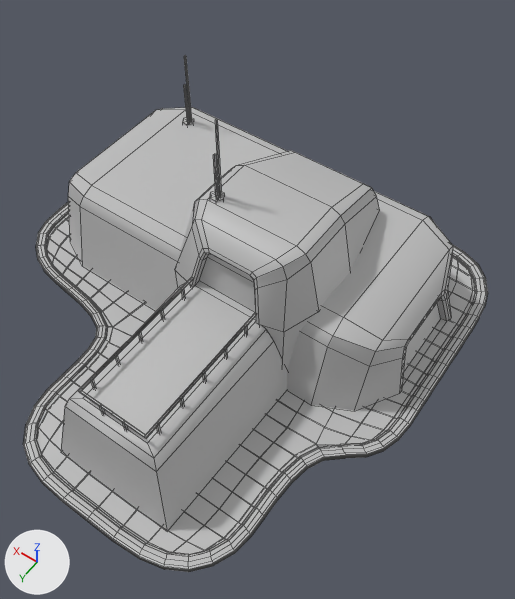
What one commit did to the FBX model Assets/LevelDesignImport/Maya Assets/Models/NewBuildings/LBuildingBeginUV.fbx.
Both versions are drawn from a camera (50 mm lens) standing at (-9.58, 12.77, 18.11) and looking at (-2.32, 2.6, 2.13). Every picture has the same lights, and +X, +Y and +Z are marked at lower left. Mesh edges are drawn as thin lines. Where no turn or scale is listed for an object, it has been applied to the vertices.
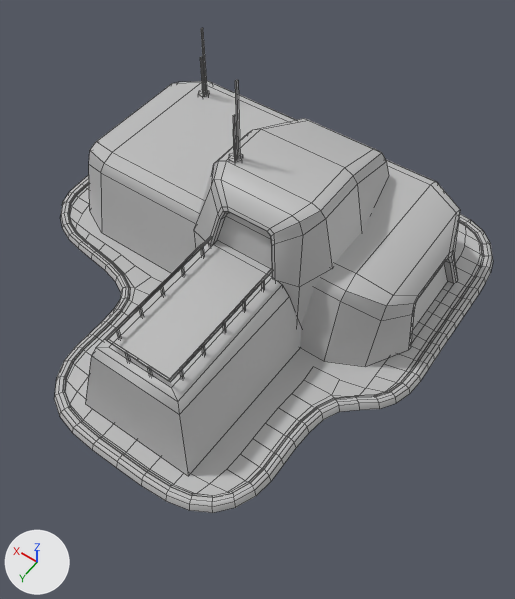
Boxes [x1, y1, x2, y2] around the edits, measured in the pictures (515 x 599 px; the box of a moved part takes in the faces that stretch with it):
'pCube43', reshaped, moved (12% wider)
    before: [61, 55, 453, 531]
    after: [54, 28, 493, 513]
'pCube44', deleted
    before: [23, 202, 488, 572]
    faces in mat_base1 (grey #bcbcbc): [23, 213, 487, 572]
    faces in mat_base1b (grey #bcbcbc): [23, 202, 488, 570]
part 1 of me_mesh, moved or reshaped
    before: [213, 154, 219, 199]
    after: [233, 115, 237, 160]
part 2 of me_mesh, moved or reshaped
    before: [215, 119, 222, 197]
    after: [235, 80, 240, 158]
part 3 of me_mesh, moved or reshaped
    before: [210, 190, 225, 203]
    after: [229, 153, 243, 164]
part 4 of me_mesh, moved or reshaped
    before: [78, 277, 257, 438]
    after: [105, 236, 273, 382]
part 5 of me_mesh, moved or reshaped
    before: [184, 55, 192, 121]
    after: [201, 28, 207, 93]
part 6 of me_mesh, moved or reshaped
    before: [183, 84, 189, 123]
    after: [200, 56, 205, 95]
part 7 of me_mesh, moved or reshaped
    before: [183, 117, 194, 126]
    after: [198, 90, 210, 98]
part 8 of me_mesh, rebuilt
    before: [68, 107, 453, 411]
    after: [89, 81, 460, 367]
part 9 of me_mesh, rebuilt (6% shorter)
    before: [61, 150, 380, 531]
    after: [85, 118, 389, 476]
part 10 of me_mesh, added
    after: [54, 175, 493, 513]

Patch to the scene script:
```diff
--- a/Assets/LevelDesignImport/Maya Assets/Models/NewBuildings/LBuildingBeginUV.fbx.py
+++ b/Assets/LevelDesignImport/Maya Assets/Models/NewBuildings/LBuildingBeginUV.fbx.py
@@ me_mesh @@
 # used by ob_pcube43; location = (0.0, 0.0, 0.0)
-me_mesh.from_pydata(...)  # 426 vertices, 413 faces; spans x -6.76..6.03, y -3.5..8.74, z 0.0..7.39
+me_mesh.from_pydata(...)  # 1134 vertices, 1039 faces; spans x -7.1..7.1, y -7.14..7.14, z -0.17..7.39
+# me_mesh part 1: the loose piece of 8 vertices spanning x -0.78..-0.74, y 2.21..2.28, z 4.87..6.41 is moved by (0.42, -2.49, 0.0)
+# me_mesh part 2: the loose piece of 8 vertices spanning x -0.79..-0.75, y 2.08..2.15, z 4.87..7.39 is moved by (0.42, -2.49, 0.0)
+# me_mesh part 3: the loose piece of 14 vertices spanning x -0.91..-0.49, y 1.98..2.34, z 4.81..4.93 is moved by (0.42, -2.49, 0.0)
+# me_mesh part 4: the loose piece of 152 vertices spanning x -3.04..-0.87, y 3.65..8.05, z 2.65..3.15 is moved by (0.42, -2.49, 0.0)
+# me_mesh part 5: the loose piece of 8 vertices spanning x 3.63..3.67, y -1.92..-1.85, z 2.76..5.28 is moved by (0.42, -2.49, 0.0)
+# me_mesh part 6: the loose piece of 8 vertices spanning x 3.63..3.68, y -1.79..-1.72, z 2.76..4.3 is moved by (0.42, -2.49, 0.0)
+# me_mesh part 7: the loose piece of 14 vertices spanning x 3.51..3.93, y -2.02..-1.66, z 2.7..2.82 is moved by (0.42, -2.49, 0.0)
+# me_mesh part 8: the loose piece of 104 vertices spanning x -6.76..6.03, y -3.5..3.5, z 0.0..2.87 is rebuilt with 104 vertices and now spans x -6.34..6.07, y -5.99..1.0, z 0.0..2.87
+# me_mesh part 9: the loose piece of 94 vertices spanning x -4.19..0.29, y -1.93..8.74, z 0.0..4.87 is rebuilt with 90 vertices and now spans x -3.77..0.71, y -4.42..6.25, z 0.0..4.87
+# me_mesh part 10: a new loose piece of 712 vertices spanning x -7.1..7.1, y -7.14..7.14, z -0.17..0.07
 me_mesh.materials.append(mat_concrete1)
@@ me_mesh @@
 me_mesh.materials.append(mat_antenna1)
+me_mesh.materials.append(mat_base1)  # grey #bcbcbc
+me_mesh.materials.append(mat_base1b)  # grey #bcbcbc
@@ ob_pcube44 @@
-ob_pcube44 = bpy.data.objects.new('pCube44', me_mesh_001)
-ob_pcube44.location = (-0.46, 0.09, 0.0)
@@ ob_pcube43 @@
 ob_pcube43 = bpy.data.objects.new('pCube43', me_mesh)
-ob_pcube43.location = (0.0, 0.0, 0.0)
+ob_pcube43.location = (0.08, 1.01, 0.03)
```
